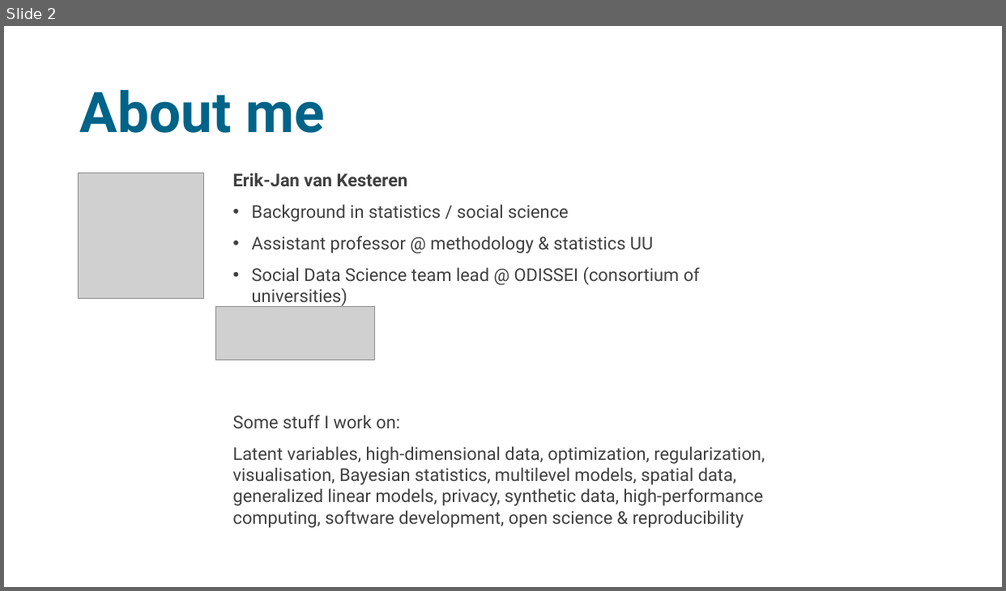
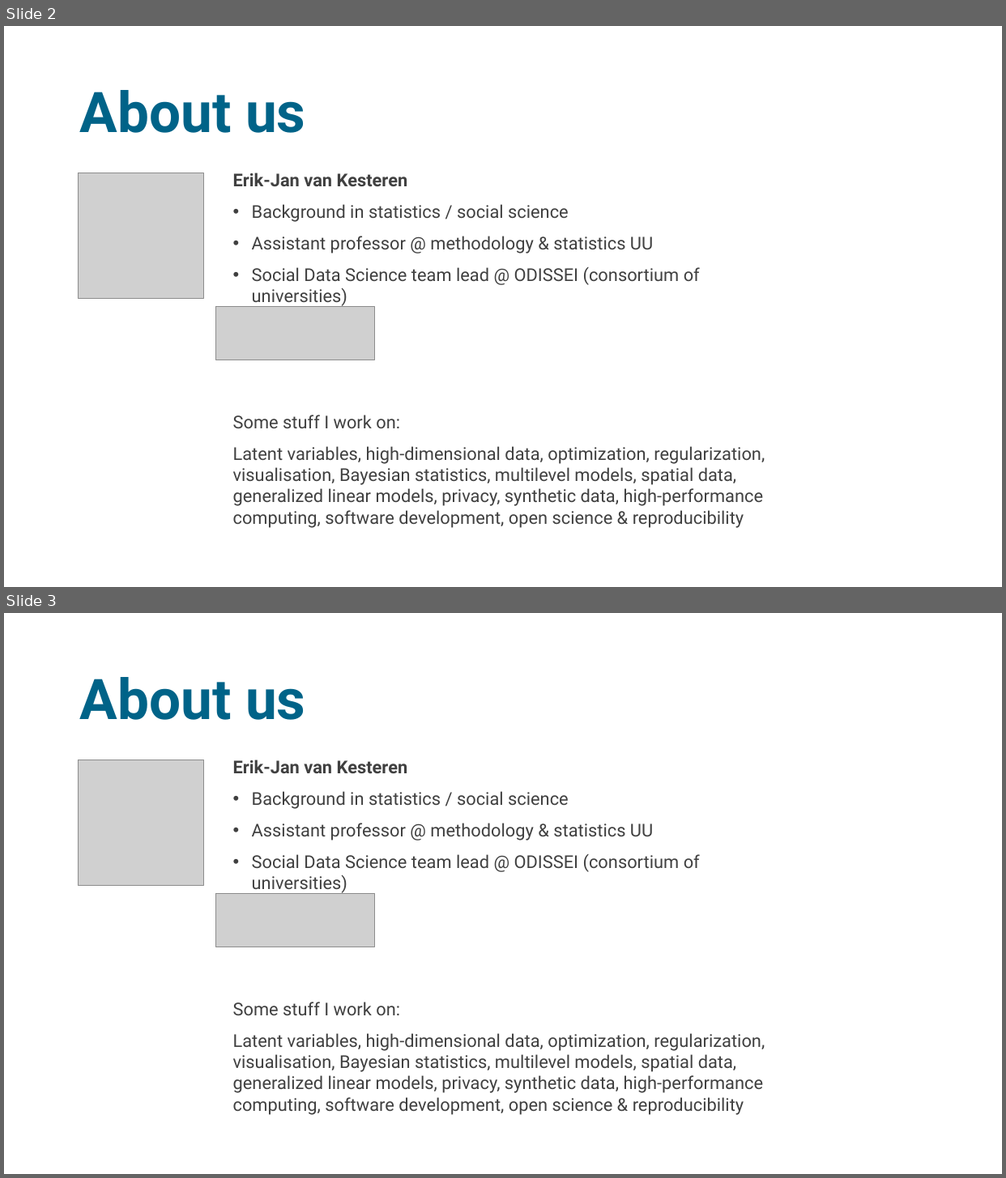
Before and after one commit to sodascience/workshop_causal_impact_assessment, a slide deck: lectures/01_introduction/intro_1.pptx. Shown one above the other, each under a label of ours: slide 2 before the commit, slides 2 and 3 after it. The pictures are 1006x591 and 1006x1178 pixels, drawn with LibreOffice and Linux fonts; fonts in the diff are those of the drawing; grey boxes stand for pictures. Boxes give left, top, right and bottom in pixels: in the first picture for what was removed or moved away, otherwise in the second. Text is boxed around its words. In the diff, an @@ line names an element or a change of style, - is before the commit and + after.

```diff
--- a/lectures/01_introduction/intro_1.pptx
+++ b/lectures/01_introduction/intro_1.pptx
@@ slide 3 added at (4,613,1002,1174), background #FFFFFF @@
@@ title added at (80,677,305,720), 54 pt, text #006388, bold @@
+About us
@@ picture added at (78,760,204,885) @@
@@ text added at (233,760,765,1115), 17 pt, text #404040 @@
+Erik-Jan van Kesteren
+• Background in statistics / social science
+• Assistant professor @ methodology & statistics UU
+• Social Data Science team lead @ ODISSEI (consortium of universities)
+Some stuff I work on:
+Latent variables, high-dimensional data, optimization, regularization, visualisation, Bayesian statistics, multilevel models, spatial data, generalized linear models, privacy, synthetic data, high-performance computing, software development, open science & reproducibility
@@ picture added at (216,894,374,947) @@
@@ slide 2 changed as well @@
@@ title at (80,90,305,133): text changed @@
-About me
+About us
```
Also in this commit, not shown: 4 other slides changed, 31 other slides added, 4 slides removed, 4 other files.
